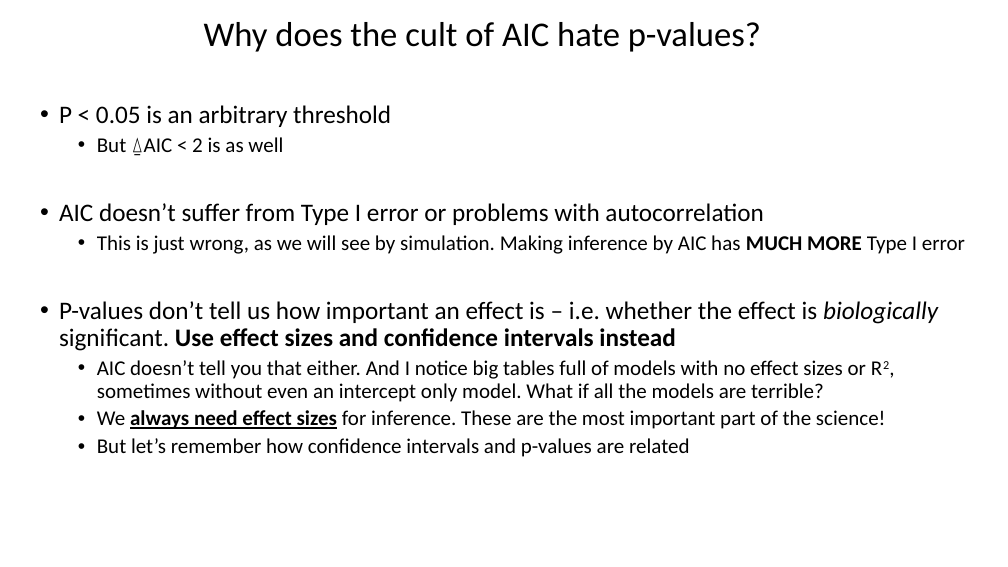
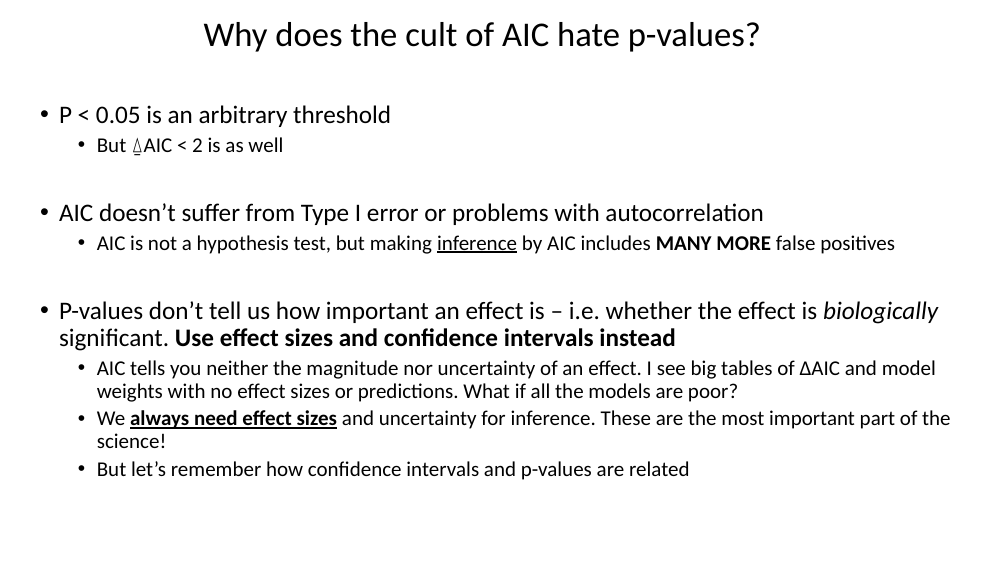
Before and after one commit to taaltree/FW536, a slide deck: slide 27 of Day3_MixedModels_ModelSelection/FW536_Day3_Afternoon_hypothesis test and model selection.pptx (slide 28 before the commit). Drawn at 1008x567 pixels with LibreOffice and Linux fonts; fonts in the diff are those of the drawing. Boxes give left, top, right and bottom in pixels: in the first picture for what was removed or moved away, otherwise in the second. Text is boxed around its words. In the diff, an @@ line names an element or a change of style, - is before the commit and + after.

```diff
--- a/Day3_MixedModels_ModelSelection/FW536_Day3_Afternoon_hypothesis test and model selection.pptx
+++ b/Day3_MixedModels_ModelSelection/FW536_Day3_Afternoon_hypothesis test and model selection.pptx
@@ text at <box>97,235,895,254</box>: text changed @@
-  • This is just wrong, as we will see by simulation. Making inference by AIC has MUCH MORE Type I error
+  • AIC is not a hypothesis test, but making inference by AIC includes MANY MORE false positives
@@ text at <box>97,360,951,448</box>: text changed @@
-  • AIC doesn’t tell you that either. And I notice big tables full of models with no effect sizes or R2, sometimes without even an intercept only model. What if all the models are terrible?
-  • We always need effect sizes for inference. These are the most important part of the science!
+  • AIC tells you neither the magnitude nor uncertainty of an effect. I see big tables of ΔAIC and model weights with no effect sizes or predictions. What if all the models are poor?
+  • We always need effect sizes and uncertainty for inference. These are the most important part of the science!
```
Also in this commit, not shown: 7 other slides changed, 16 slides added, 25 slides removed, 8 other files.
